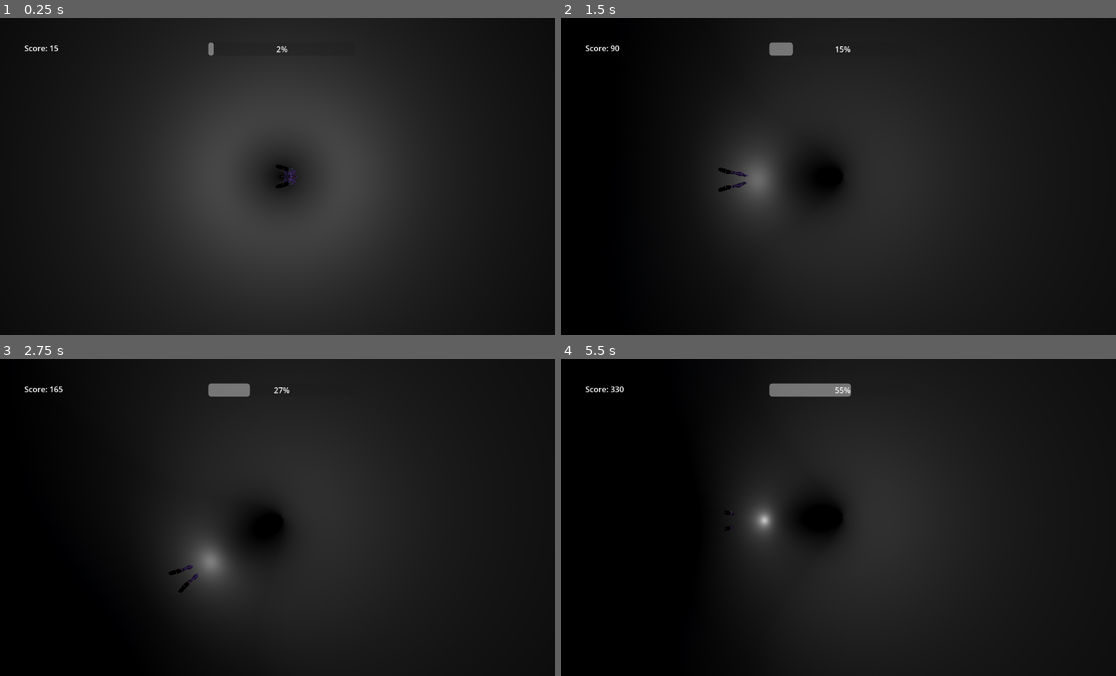
Above: before the commit, frames 1-4 (two rows, left to right).
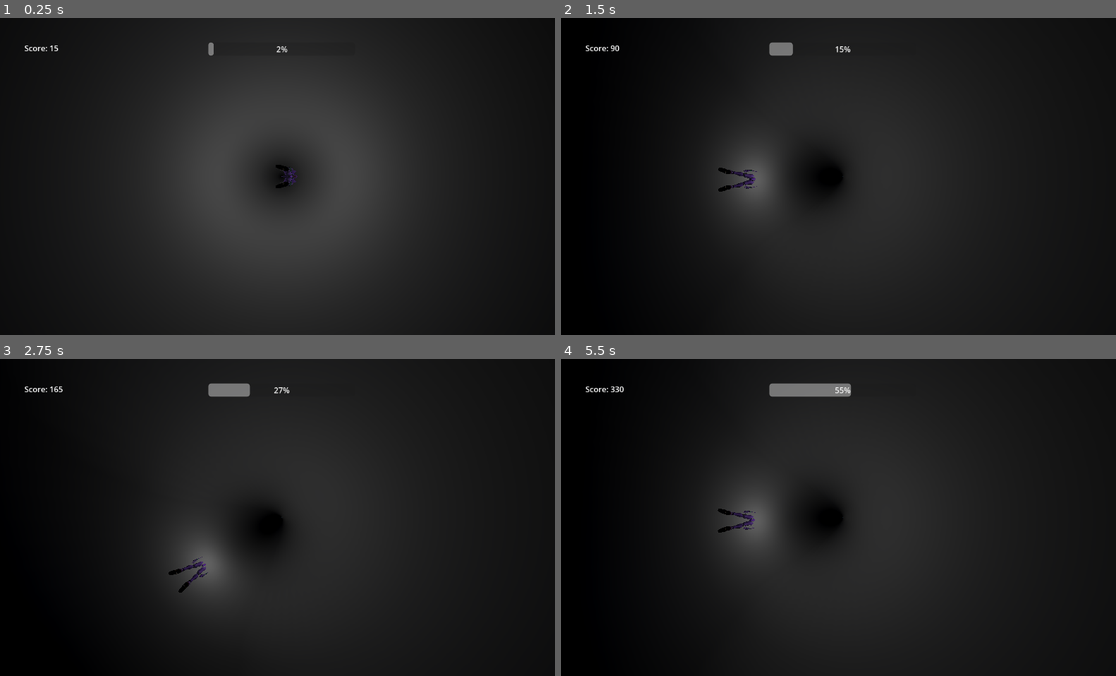
Above: after the commit, the same moments.

Repository: ryukinouu/Stellar-Requiem
Game: Godot game, scene res://Game/Scenes/Level.tscn
Two runs of this game, one before a commit and one after it. Both use one fixed random seed, a clock stepped at 60 frames per second and the inputs below.
Inputs:
- Up to frame 1 (0.25 s): no input
- Up to frame 2 (1.5 s): hold D (right) 0.53-1.28 s; hold A (left) from 1.28 s (still down)
- Up to frame 3 (2.75 s): release A (left) at 2.03 s; hold D (right) from 2.03 s (still down)
- Up to frame 4 (5.5 s): tap Enter at 2.75 s; release D (right) at 3.53 s; hold A (left) from 3.53 s (still down)

The runs differ from the first frame. In frame 2, less than 0.1% of the frame differs, in the area x 32-51%, y 47-54%; in frame 3, 0.1%; in frame 4, 1.9%, in the area x 23-38%, y 41-62%.
Error after the commit: Parse Error: Expected ":" after "if" condition. (res://Game/Scripts/Level.gd:20)

Commit message:
fix

Diff:
--- a/Game/Scenes/Level.tscn
+++ b/Game/Scenes/Level.tscn
@@ -1,11 +1,10 @@
-[gd_scene load_steps=24 format=3 uid="uid://o1qxbywubsux"]
+[gd_scene load_steps=23 format=3 uid="uid://o1qxbywubsux"]
 
 [ext_resource type="Script" path="res://Game/Scripts/Level.gd" id="1_wqrga"]
 [ext_resource type="PackedScene" uid="uid://diw82ehqh1dy5" path="res://Game/Scenes/Character.tscn" id="2_30aq7"]
 [ext_resource type="Shader" path="res://Assets/Shaders/Star.gdshader" id="2_k7h1r"]
 [ext_resource type="AudioStream" uid="uid://c03w0642gq8b4" path="res://Assets/Music/Tutorial.wav" id="2_luk3l"]
 [ext_resource type="Texture2D" uid="uid://b7q0p7rlyyfjv" path="res://Assets/Skybox/2.jpg" id="3_nl34o"]
-[ext_resource type="PackedScene" uid="uid://cjahidltf0whj" path="res://Game/Scenes/HoverNote.tscn" id="4_wmlvo"]
 [ext_resource type="PackedScene" uid="uid://3w1iq85v6hsa" path="res://Game/Scenes/UI.tscn" id="5_5lkjn"]
 [ext_resource type="PackedScene" uid="uid://cgcvnb0csh4yd" path="res://Game/Scenes/Circle.tscn" id="5_ljsy6"]
 
@@ -211,9 +210,6 @@
 [node name="Beat Map" type="Node3D" parent="."]
 transform = Transform3D(1, 0, 0, 0, 1, 0, 0, 0, 1, 0, 0.1, 0)
 
-[node name="Note" parent="Beat Map" instance=ExtResource("4_wmlvo")]
-transform = Transform3D(3, 0, 0, 0, 3, 0, 0, 0, 3, 0, 0, 303.75)
-
 [node name="AnimationPlayer" type="AnimationPlayer" parent="."]
 libraries = {
 "": SubResource("AnimationLibrary_vr5ta")
--- a/Game/Scripts/Global.gd
+++ b/Game/Scripts/Global.gd
@@ -14,7 +14,10 @@
 		var angle = i * angle_step
 		var x = (CIRCLE_DIAMETER - 0.5) / 2 * cos(angle)
 		var y = (CIRCLE_DIAMETER - 0.5) / 2 * sin(angle)
+		var note_x = (CIRCLE_DIAMETER) / 2 * cos(angle)
+		var note_y = (CIRCLE_DIAMETER) / 2 * sin(angle)
 		positions[i] = {}
 		positions[i]["position"] = Vector3(x, y - 0.1, 0)
+		positions[i]["note_pos"] = Vector3(note_x, note_y - 0.1, 0)
 		positions[i]["rotation"] = Vector3(0, 0, rad_to_deg(atan2(y, x)))
 	print(positions)
--- a/Game/Scripts/Level.gd
+++ b/Game/Scripts/Level.gd
@@ -1,12 +1,24 @@
 extends Node3D
 
 @onready var anim_tree = $AnimationTree
+@onready var beatmap = $"Beat Map"
 @onready var circle = $Circle
 
 
 func _ready():
 	anim_tree.active = true
 	generate_tabs_around_ring(Global.CIRCLE_MEASURES)
+	var last_z = 2.66 * 100 + 3.75
+	for i in range(58):
+		var note = load("res://Game/Scenes/Notes/HoverNote.tscn")
+		var note_instance = note.instantiate()
+		var pos = Global.positions[randi_range(0, Global.CIRCLE_MEASURES - 1)]["note_pos"]
+		note_instance.position.x = pos.x
+		note_instance.position.y = pos.y
+		note_instance.position.z = last_z
+		last_z += 1.33 * 100
+		if last_z
+		beatmap.add_child(note_instance)
 
 func generate_tabs_around_ring(number):
 	var angle_step = 2 * PI / number
Renamed: Game/Scenes/HoverNote.tscn -> Game/Scenes/Notes/HoverNote.tscn
